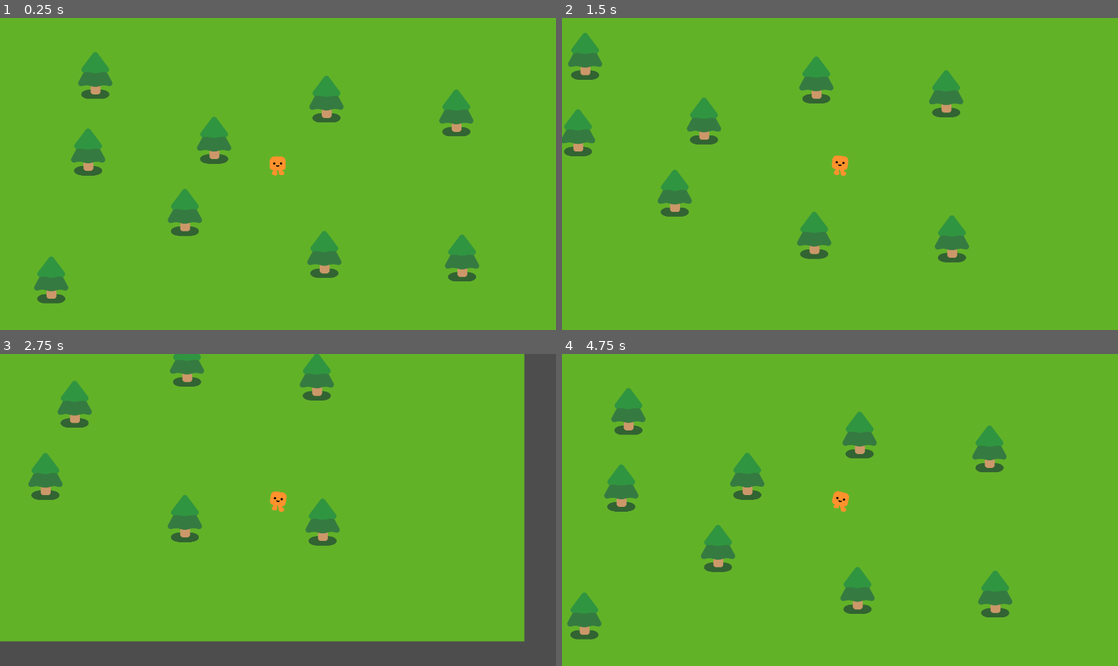
Above: before the commit, frames 1-4 (two rows, left to right).
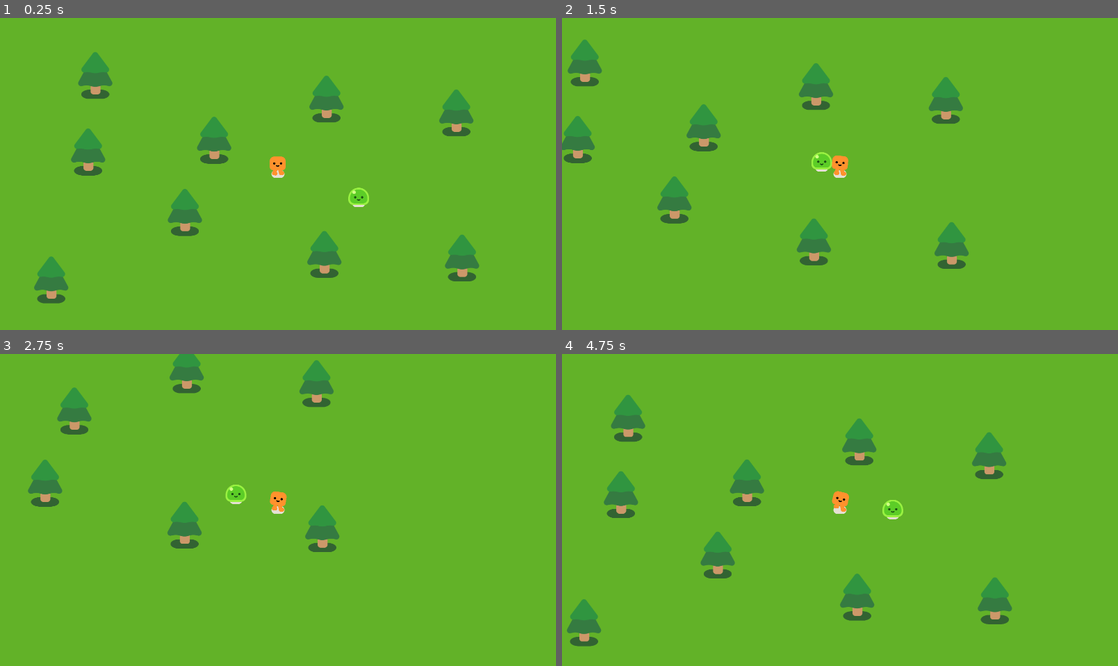
Above: after the commit, the same moments.

Repository: ferr-ffk/vampire-survivor
Game: Godot game, scene res://scenes/survivor.tscn
Same seed, same stepped clock (60 frames per second), same inputs: the game is played once before the commit and once after it.
Inputs:
- Up to frame 1 (0.25 s): no input
- Up to frame 2 (1.5 s): hold D (move_right) 0.53-1.28 s; hold S (move_down) from 1.28 s (still down)
- Up to frame 3 (2.75 s): release S (move_down) at 2.03 s; hold D (move_right) from 2.03 s (still down)
- Up to frame 4 (4.75 s): release D (move_right) at 2.78 s; hold W (move_up) 2.78-3.53 s; hold A (move_left) from 3.53 s (still down)

The runs differ from the first frame. In frame 1, 0.2% of the frame differs, in the area x 48-67%, y 48-61%; in frame 2, 4.3%; in frame 3, 17%, in the area x 0-100%, y 0-100%; in frame 4, 4.9%.

Commit message:
Criaçãod de slime

Diff:
--- /dev/null
+++ b/assets/mobs/slime/slime.gd
@@ -0,0 +1,13 @@
+extends CharacterBody2D
+
+const VELOCIDADE = 300.0
+
+@onready var character = %Slime
+@onready var player = get_node("/root/Game/Player")
+
+func _physics_process(delta):
+	var direction = global_position.direction_to(player.global_position)
+
+	velocity = direction * VELOCIDADE
+
+	move_and_slide()
--- /dev/null
+++ b/assets/mobs/slime/slime.tscn
@@ -0,0 +1,17 @@
+[gd_scene load_steps=4 format=3 uid="uid://m6l4j3mqly0d"]
+
+[ext_resource type="PackedScene" uid="uid://ogik4s70pgwl" path="res://characters/slime/slime.tscn" id="1_5vnmk"]
+[ext_resource type="Script" path="res://assets/mobs/slime/slime.gd" id="1_r4gem"]
+
+[sub_resource type="CircleShape2D" id="CircleShape2D_rq41e"]
+radius = 41.0
+
+[node name="Slime" type="CharacterBody2D"]
+script = ExtResource("1_r4gem")
+
+[node name="Slime" parent="." instance=ExtResource("1_5vnmk")]
+unique_name_in_owner = true
+metadata/_edit_lock_ = true
+
+[node name="CollisionShape2D" type="CollisionShape2D" parent="."]
+shape = SubResource("CircleShape2D_rq41e")
--- a/characters/happy_boo/Player.gd
+++ b/characters/happy_boo/Player.gd
@@ -1,11 +1,7 @@
 extends CharacterBody2D
 
 const VELOCIDADE = 500
-var character
-
-func _ready():
-	character = %HappyBoo
-	character.play_idle_animation()
+@onready var character = %HappyBoo
 
 func _physics_process(delta):
 	# necessário para definir os botões de movimento
--- a/characters/slime/slime.gd
+++ b/characters/slime/slime.gd
@@ -1,10 +1,8 @@
 extends Node2D
-
 
 func play_walk():
 	%AnimationPlayer.play("walk")
 
-
 func play_hurt():
 	%AnimationPlayer.play("hurt")
 	%AnimationPlayer.queue("walk")
--- a/scenes/survivor.tscn
+++ b/scenes/survivor.tscn
@@ -1,12 +1,16 @@
-[gd_scene load_steps=3 format=3 uid="uid://doiqpqqrjyog5"]
+[gd_scene load_steps=4 format=3 uid="uid://doiqpqqrjyog5"]
 
 [ext_resource type="PackedScene" uid="uid://dbh3bybyqjcjf" path="res://characters/happy_boo/Player.tscn" id="1_xnb45"]
 [ext_resource type="PackedScene" uid="uid://bxxfhgp74rgee" path="res://assets/environment/pine_tree.tscn" id="2_w85a5"]
+[ext_resource type="PackedScene" uid="uid://m6l4j3mqly0d" path="res://assets/mobs/slime/slime.tscn" id="3_ss0wp"]
 
 [node name="Game" type="Node2D"]
 y_sort_enabled = true
 
-[node name="ColorRect" type="ColorRect" parent="."]
+[node name="CanvasLayer" type="CanvasLayer" parent="."]
+layer = -1
+
+[node name="ColorRect" type="ColorRect" parent="CanvasLayer"]
 offset_left = -1322.0
 offset_top = -692.0
 offset_right = 2690.0
@@ -46,3 +50,9 @@
 
 [node name="PineTree5" parent="Environment" instance=ExtResource("2_w85a5")]
 position = Vector2(1641, 822)
+
+[node name="mobs" type="Node2D" parent="."]
+y_sort_enabled = true
+
+[node name="Slime" parent="mobs" instance=ExtResource("3_ss0wp")]
+position = Vector2(1174, 579)
